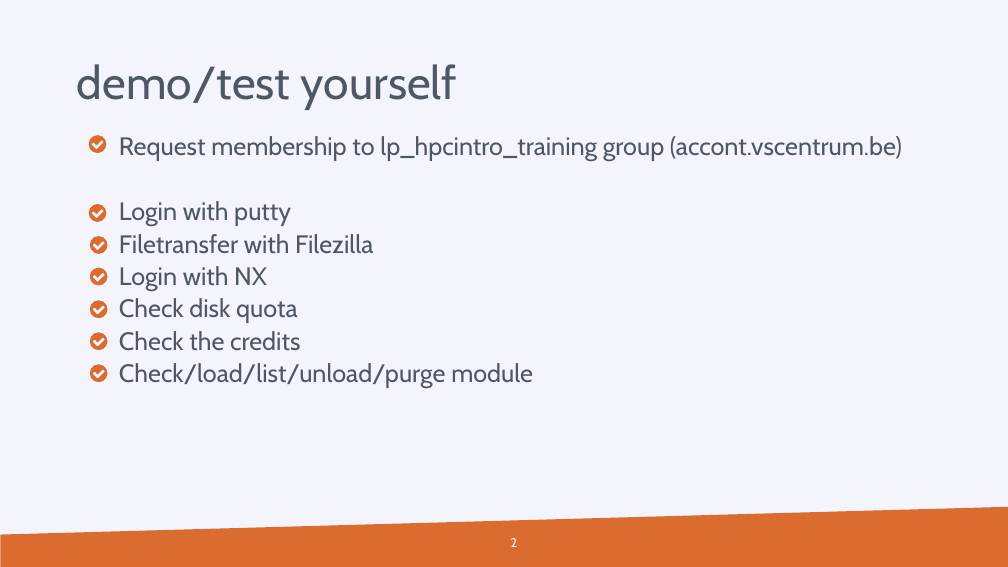
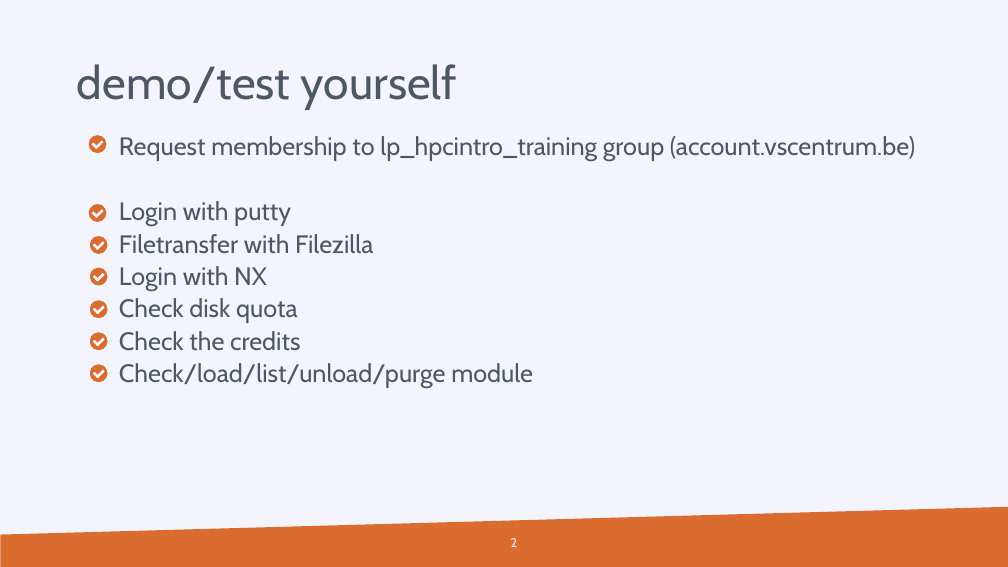
Before and after one commit to hpcleuven/HPC-intro, a slide deck: slide 2 of VSCintro-demo.pptx. Drawn at 1008x567 pixels with LibreOffice and Linux fonts; fonts in the diff are those of the drawing; background and template pictures are left out. Boxes give left, top, right and bottom in pixels: in the first picture for what was removed or moved away, otherwise in the second. Text is boxed around its words. In the diff, an @@ line names an element or a change of style, - is before the commit and + after.

Commit message:
Add files via upload
fixed typo account.vscentrum.be

```diff
--- a/VSCintro-demo.pptx
+++ b/VSCintro-demo.pptx
@@ text at (119, 136, 915, 161): text changed @@
-    Request membership to lp_hpcintro_training group (accont.vscentrum.be)
+    Request membership to lp_hpcintro_training group (account.vscentrum.be)
```
